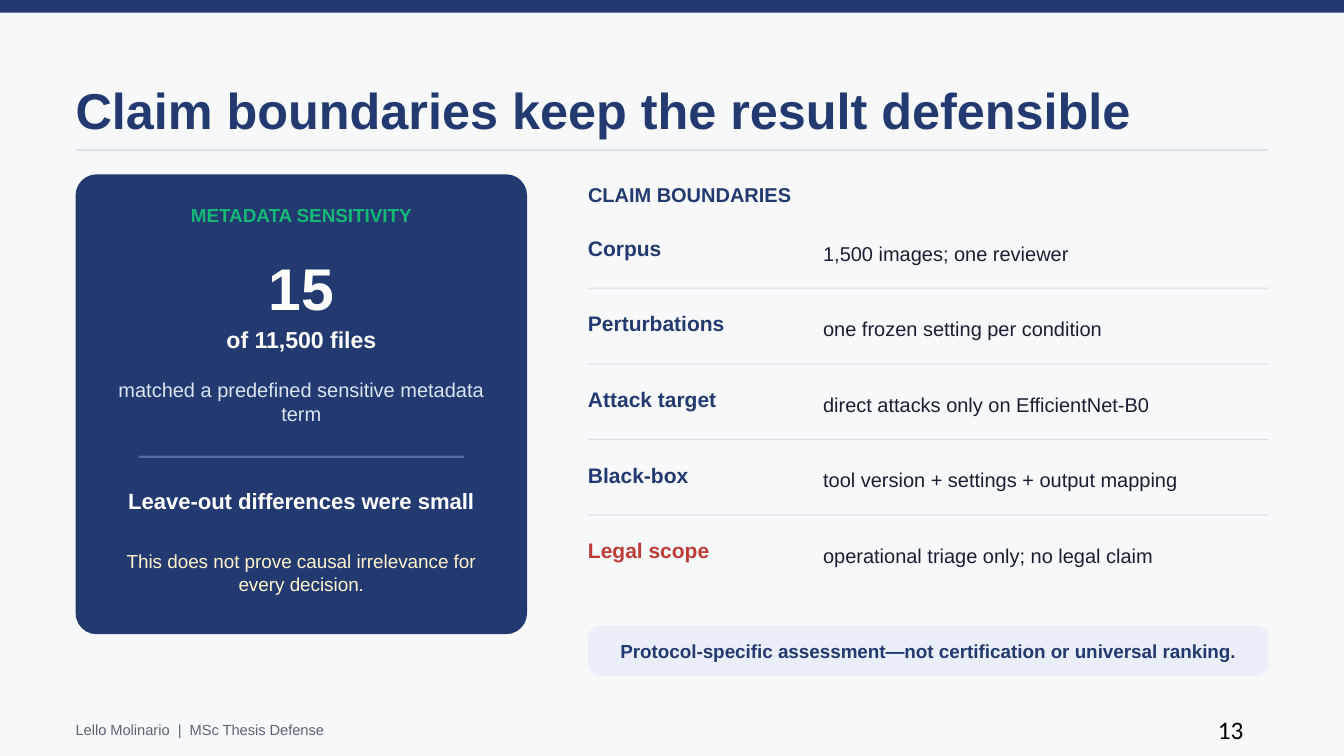
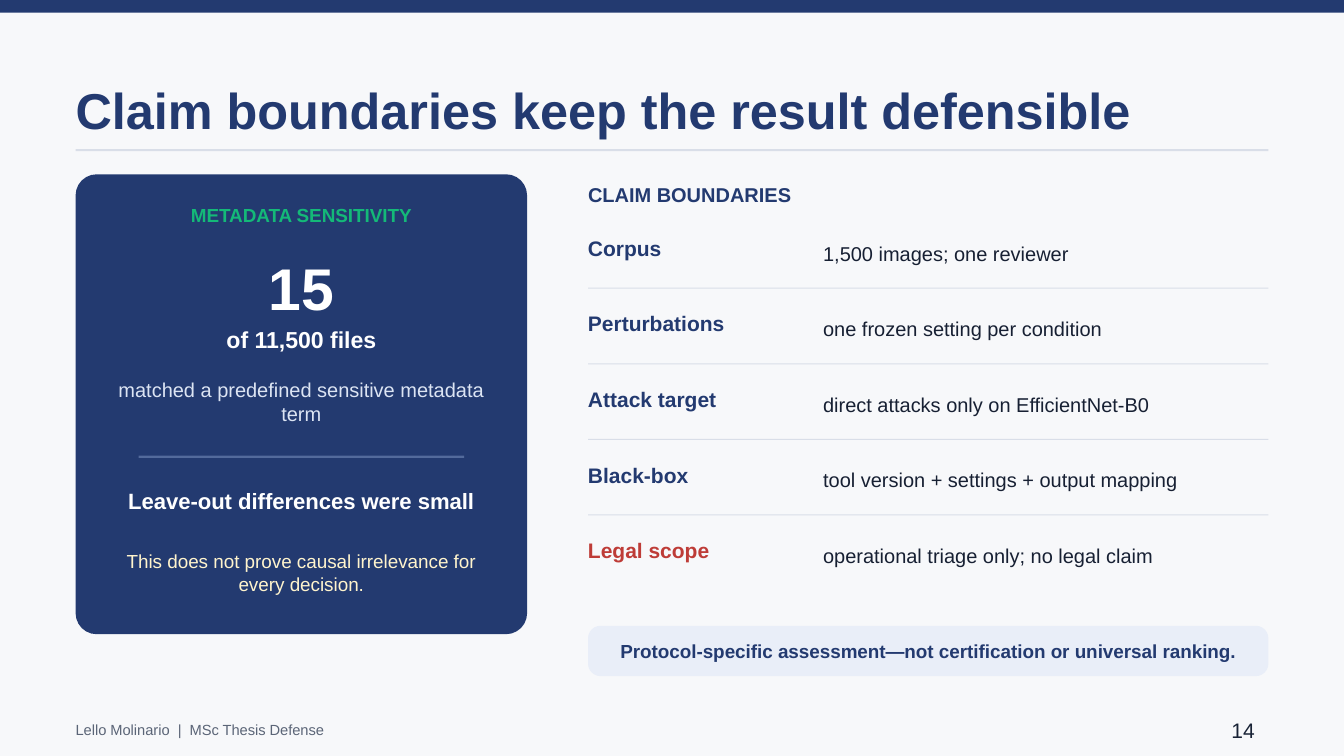
Before and after one commit to lmolinario/Molinario_Thesis_Defense_2026, a slide deck: slide 14 of Molinario_Thesis_Defense_2026_speaker_notes.pptx (slide 13 before the commit). Drawn at 1344x756 pixels with LibreOffice and Linux fonts; fonts in the diff are those of the drawing. Boxes give left, top, right and bottom in pixels: in the first picture for what was removed or moved away, otherwise in the second. Text is boxed around its words. In the diff, an @@ line names an element or a change of style, - is before the commit and + after.

```diff
--- a/Molinario_Thesis_Defense_2026_speaker_notes.pptx
+++ b/Molinario_Thesis_Defense_2026_speaker_notes.pptx
@@ text at (x1=1231, y1=723, x2=1254, y2=738): text changed; size 18 to 15 pt; font Calibri to Arial; text colour #000000 to #182235 @@
-13
+14
```
Also in this commit, not shown: 9 other slides changed, 1 slide added, 1 other file.
